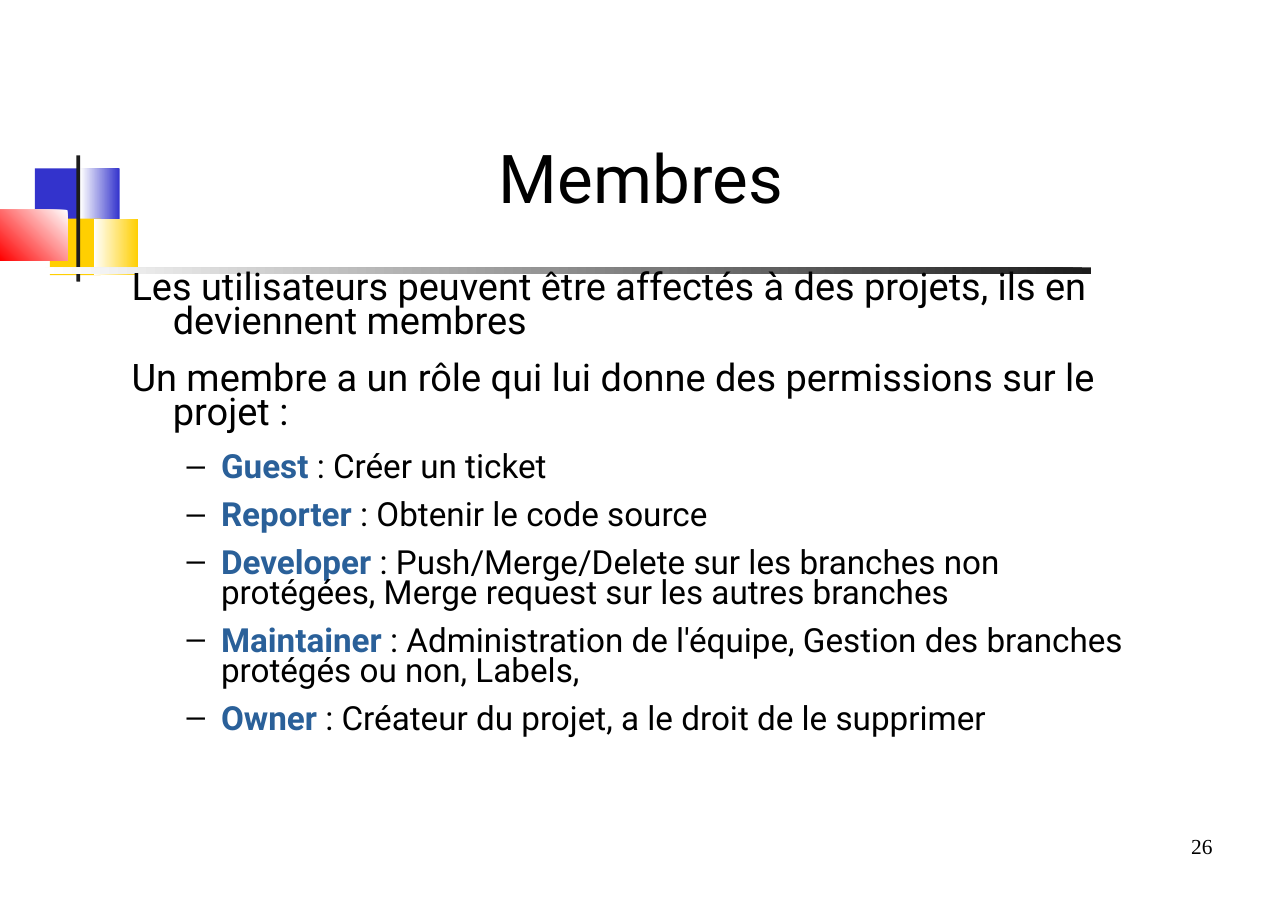
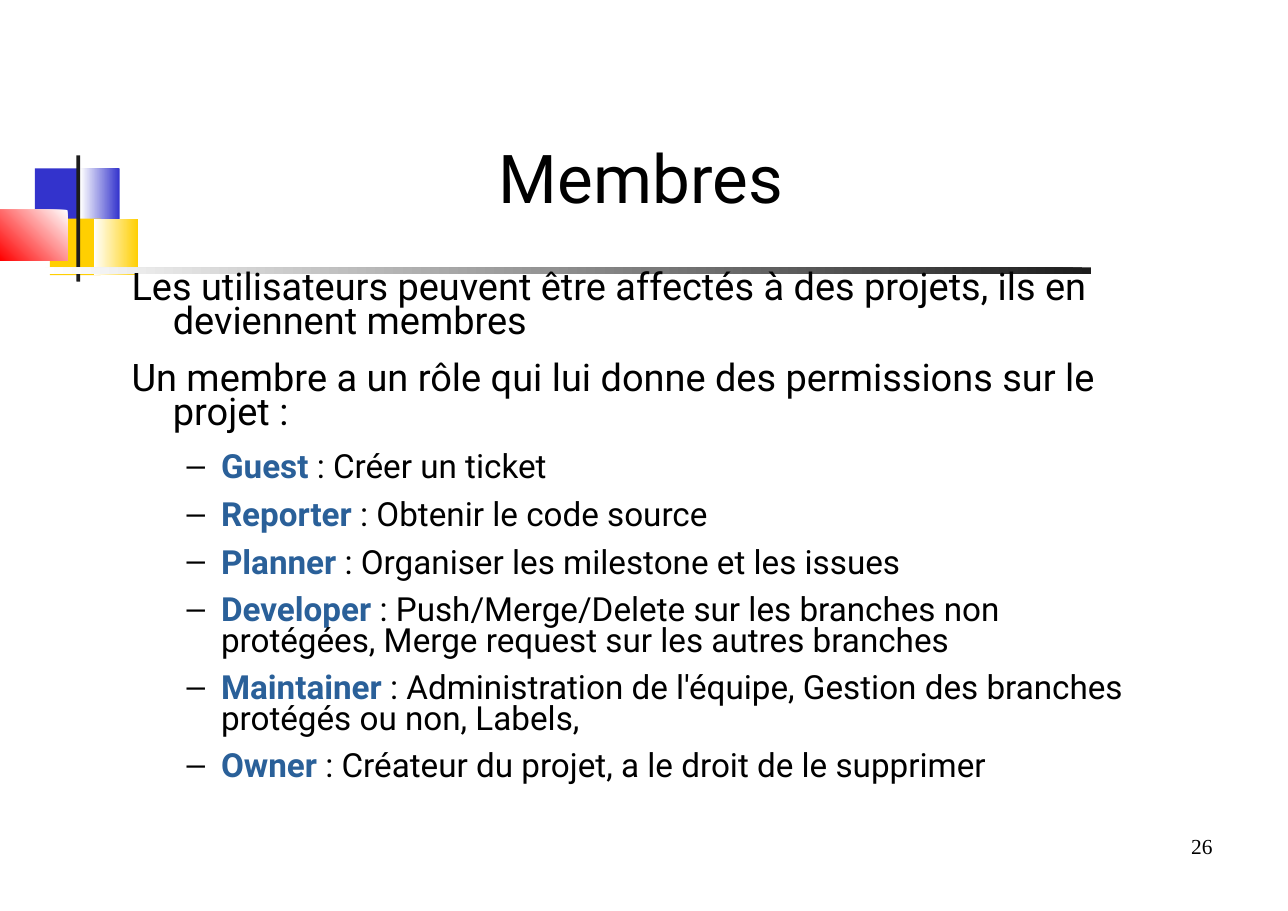
Before and after one commit to dthibau/gitlab, a slide deck: slide 26 of Gitlab.odp. Drawn at 1288x911 pixels with LibreOffice and Linux fonts; fonts in the diff are those of the drawing. Boxes give left, top, right and bottom in pixels: in the first picture for what was removed or moved away, otherwise in the second. Text is boxed around its words. In the diff, an @@ line names an element or a change of style, - is before the commit and + after.

```diff
--- a/Gitlab.odp
+++ b/Gitlab.odp
@@ text at [221, 549, 900, 581]: paragraph added @@
+  – Planner : Organiser les milestone et les issues
```
Also in this commit, not shown: 5 other files.
